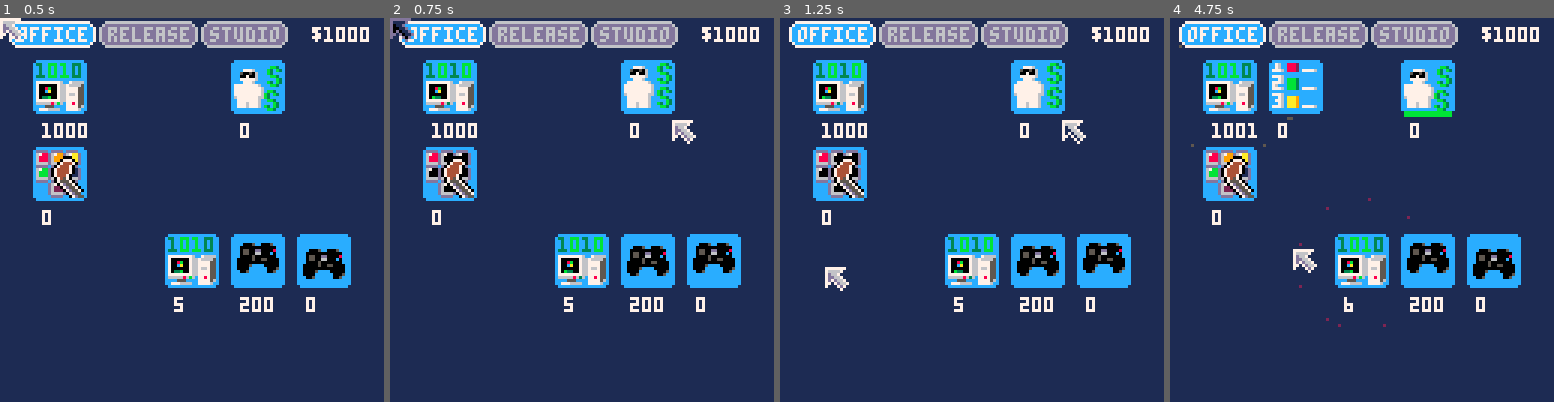
Above: before the commit, frames 1-4 (left to right).
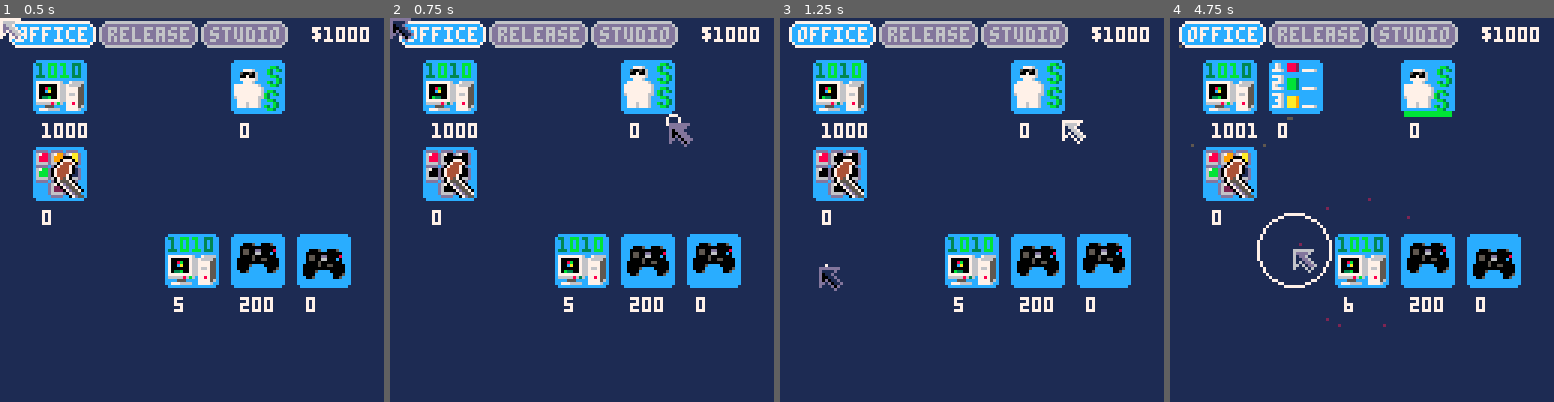
Above: after the commit, the same moments.

Repository: wesen/carts
Game: PICO-8 cartridge games/gamedevgame/gamedevgame.p8
The game is run twice, just before and just after one commit, with the same random seed, the same clock (stepped at 60 frames per second) and the same inputs.
Inputs (mouse positions are in pixels of both pictures, inside the frame that each line leads up to):
- Up to frame 1 (0.5 s): no input
- Up to frame 2 (0.75 s): click (670, 121) at 0.67 s
- Up to frame 3 (1.25 s): click (826, 267) at 1.22 s
- Up to frame 4 (4.75 s): click (1277, 114) at 1.77 s; click (1342, 259) at 2.32 s; click (1404, 106) at 2.87 s; click (1465, 256) at 3.42 s; click (1231, 102) at 3.97 s; click (1292, 248) at 4.52 s

Frame 1 is identical in both runs. In frame 2, 0.3% of the frame differs, in the area x 71-80%, y 25-34%; in frame 3, 0.4%; in frame 4, 0.7%, in the area x 22-43%, y 50-71%.

Commit message:
Juicier mouse clicking

Diff:
--- a/games/gamedevgame/dialogbox.lua
+++ b/games/gamedevgame/dialogbox.lua
@@ -8,21 +8,12 @@
 glb_dialogbox=cls_dialogbox.init()
 
 function cls_dialogbox:shake(p)
- local a=rnd(1)
- self.shkx=cos(a)*p
- self.shky=sin(a)*p
+ shake(self,p)
 end
 
 
 function cls_dialogbox:draw()
- if abs(self.shkx)+abs(self.shky)<1 then
-  self.shkx=0
-  self.shky=0
- end
- if glb_frame%4==0 then
-  self.shkx*=-0.4-rnd(0.1)
-  self.shky*=-0.4-rnd(0.1)
- end
+ update_shake(self)
 
  local y=62
  local x=15+self.shkx
--- a/games/gamedevgame/gamedevgame.p8
+++ b/games/gamedevgame/gamedevgame.p8
@@ -89,6 +89,24 @@
  return cos(angle),sin(angle)
 end
 
+function shake(self,p)
+ local a=rnd(1)
+ self.shkx=cos(a)*p
+ self.shky=sin(a)*p
+end
+
+function update_shake(self)
+ if abs(self.shkx)+abs(self.shky)<1 then
+  self.shkx=0
+  self.shky=0
+ end
+ if glb_frame%4==0 then
+  self.shkx*=-0.4-rnd(0.1)
+  self.shky*=-0.4-rnd(0.1)
+ end
+
+end
+
 -- vectors
 local v2mt={}
 v2mt.__index=v2mt
@@ -312,6 +330,24 @@
  return cos(angle),sin(angle)
 end
 
+function shake(self,p)
+ local a=rnd(1)
+ self.shkx=cos(a)*p
+ self.shky=sin(a)*p
+end
+
+function update_shake(self)
+ if abs(self.shkx)+abs(self.shky)<1 then
+  self.shkx=0
+  self.shky=0
+ end
+ if glb_frame%4==0 then
+  self.shkx*=-0.4-rnd(0.1)
+  self.shky*=-0.4-rnd(0.1)
+ end
+
+end
+
 glb_draw_crs={}
 glb_crs={}
 
@@ -670,21 +706,12 @@
 glb_dialogbox=cls_dialogbox.init()
 
 function cls_dialogbox:shake(p)
- local a=rnd(1)
- self.shkx=cos(a)*p
- self.shky=sin(a)*p
+ shake(self,p)
 end
 
 
 function cls_dialogbox:draw()
- if abs(self.shkx)+abs(self.shky)<1 then
-  self.shkx=0
-  self.shky=0
- end
- if glb_frame%4==0 then
-  self.shkx*=-0.4-rnd(0.1)
-  self.shky*=-0.4-rnd(0.1)
- end
+ update_shake(self)
 
  local y=62
  local x=15+self.shkx
@@ -710,13 +737,39 @@
  self.idx=1
  self.prev_x=0
  self.prev_y=0
+ self.shkx=0
+ self.shky=0
+ self.circle_t=30
+ self.circle_x=0
+ self.circle_y=0
 end)
 
 function sqr(x) return x*x end
 
 function cls_mouse:draw()
+ update_shake(self)
+
+ if glb_mouse_left_down then
+  self.circle_t=1
+  self.circle_x=glb_mouse_x
+  self.circle_y=glb_mouse_y
+  shake(self,3)
+  -- cls(7)
+  circfill(glb_mouse_x,glb_mouse_y,10,7)
+ end
+
+ if self.circle_t<15 then
+  -- self.circle_t+=2
+  self.circle_t*=1.2
+  circ(self.circle_x,self.circle_y,self.circle_t,7)
+  darken((15-self.circle_t)/15*30+10)
+  -- pal(7,5)
+ end
+
  local n=5
- spr(1,glb_mouse_x,glb_mouse_y)
+ spr(1,glb_mouse_x+self.shkx,glb_mouse_y+self.shky)
+ pal()
+
 
  for i=1,n do
   local idx=(self.idx+i-1)%n
@@ -724,9 +777,9 @@
    local v=self.trails[idx]
    local x=v[1]
    local y=v[2]
-   local d=sqr(glb_mouse_x+7-x)+sqr(glb_mouse_y+7-y)
+   local d=sqr(glb_mouse_x-x)+sqr(glb_mouse_y-y)
    darken((n-i)*100/n/2)
-   if d>10 then
+   if d>20 then
     local r=i/(n/3)+1
     -- circfill(v[1],v[2],r,7)
     spr(1,v[1],v[2])
@@ -1755,7 +1808,6 @@
 
  glb_resource_manager:draw()
  glb_mouse:draw()
- spr(1,glb_mouse_x,glb_mouse_y)
 
  for _,v in pairs(glb_particles) do
   v:draw()
--- a/games/gamedevgame/helpers.lua
+++ b/games/gamedevgame/helpers.lua
@@ -65,3 +65,21 @@
 function angle2vec(angle)
  return cos(angle),sin(angle)
 end
+
+function shake(self,p)
+ local a=rnd(1)
+ self.shkx=cos(a)*p
+ self.shky=sin(a)*p
+end
+
+function update_shake(self)
+ if abs(self.shkx)+abs(self.shky)<1 then
+  self.shkx=0
+  self.shky=0
+ end
+ if glb_frame%4==0 then
+  self.shkx*=-0.4-rnd(0.1)
+  self.shky*=-0.4-rnd(0.1)
+ end
+
+end
--- a/games/gamedevgame/main.lua
+++ b/games/gamedevgame/main.lua
@@ -57,7 +57,6 @@
 
  glb_resource_manager:draw()
  glb_mouse:draw()
- spr(1,glb_mouse_x,glb_mouse_y)
 
  for _,v in pairs(glb_particles) do
   v:draw()
--- a/games/gamedevgame/mouse.lua
+++ b/games/gamedevgame/mouse.lua
@@ -3,13 +3,39 @@
  self.idx=1
  self.prev_x=0
  self.prev_y=0
+ self.shkx=0
+ self.shky=0
+ self.circle_t=30
+ self.circle_x=0
+ self.circle_y=0
 end)
 
 function sqr(x) return x*x end
 
 function cls_mouse:draw()
+ update_shake(self)
+
+ if glb_mouse_left_down then
+  self.circle_t=1
+  self.circle_x=glb_mouse_x
+  self.circle_y=glb_mouse_y
+  shake(self,3)
+  -- cls(7)
+  circfill(glb_mouse_x,glb_mouse_y,10,7)
+ end
+
+ if self.circle_t<15 then
+  -- self.circle_t+=2
+  self.circle_t*=1.2
+  circ(self.circle_x,self.circle_y,self.circle_t,7)
+  darken((15-self.circle_t)/15*30+10)
+  -- pal(7,5)
+ end
+
  local n=5
- spr(1,glb_mouse_x,glb_mouse_y)
+ spr(1,glb_mouse_x+self.shkx,glb_mouse_y+self.shky)
+ pal()
+
 
  for i=1,n do
   local idx=(self.idx+i-1)%n
@@ -17,9 +43,9 @@
    local v=self.trails[idx]
    local x=v[1]
    local y=v[2]
-   local d=sqr(glb_mouse_x+7-x)+sqr(glb_mouse_y+7-y)
+   local d=sqr(glb_mouse_x-x)+sqr(glb_mouse_y-y)
    darken((n-i)*100/n/2)
-   if d>10 then
+   if d>20 then
     local r=i/(n/3)+1
     -- circfill(v[1],v[2],r,7)
     spr(1,v[1],v[2])
